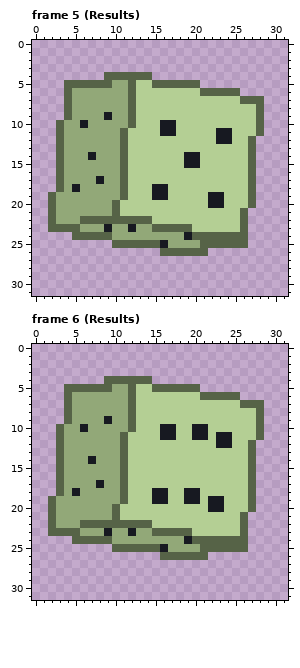
Edited in one commit: pixel-art file (assets/source/aseprite/dice/lucky_d6.aseprite). Above: the version before the commit.
32x32 pixels, 6 frames. Colours within 5 levels of each other are drawn and written as one. Shown: frame 5 (Results), frame 6 (Results). The commit also changed other frames, which this record leaves out.
The same view after the edit:
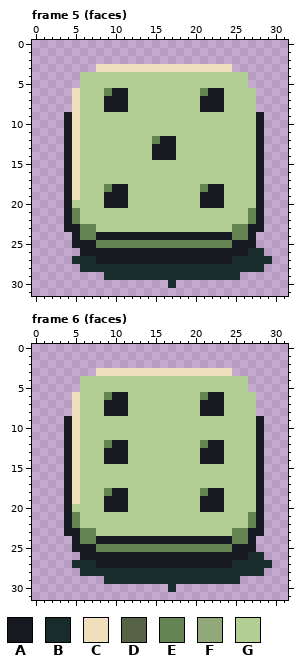
Palette (. is transparent): A #171921  B #172c2b  C #f0dfbd  D #566347  E #648453  F #92a878  G #b4cf94
Difference:
--- frame 5 (faces)
@@ x 0..31 @@
  2 ................................
- 3 ................................
- 4 .........DDDDDD.................
- 5 ....DDDDDDFFDGGDDDDDD...........
- 6 ....DFFFFFFFDGGGGGGGGDDDDD......
- 7 ....DFFFFFFFDGGGGGGGGGGGGGDDD...
- 8 ....DFFFFFFFDGGGGGGGGGGGGGGGD...
- 9 ....DFFFFAFFDGGGGGGGGGGGGGGGD...
-10 ...DFFAFFFFFDGGGAAGGGGGGGGGGD...
-11 ...DFFFFFFFDGGGGAAGGGGGAAGGGD...
-12 ...DFFFFFFFDGGGGGGGGGGGAAGGD....
-13 ...DFFFFFFFDGGGGGGGGGGGGGGGD....
-14 ...DFFFAFFFDGGGGGGGAAGGGGGGD....
-15 ...DFFFFFFFDGGGGGGGAAGGGGGGD....
-16 ...DFFFFFFFDGGGGGGGGGGGGGGGD....
-17 ...DFFFFAFFDGGGGGGGGGGGGGGGD....
-18 ...DFAFFFFFDGGGAAGGGGGGGGGGD....
-19 ..DFFFFFFFFDGGGAAGGGGGAAGGGD....
-20 ..DFFFFFFFDGGGGGGGGGGGAAGGGD....
-21 ..DFFFFFFFDGGGGGGGGGGGGGGGD.....
-22 ..DFFFDDDDDDDDDGGGGGGGGGGGD.....
-23 ..DDDDFFFAFFAFFDDDDDGGGGGGD.....
-24 .....DDDDDFFFFFFFFFADDDDDDD.....
-25 ..........DDDDDDAFFFFDDDDDD.....
-26 ................DDDDDD..........
-27 ................................
-28 ................................
-29 ................................
-30 ................................
+ 3 ........CCCCCCCCCCCCCCCCC.......
+ 4 ......GGGGGGGGGGGGGGGGGGGGG.....
+ 5 ......GGGGGGGGGGGGGGGGGGGGG.....
+ 6 .....CGGGEAAGGGGGGGGGEAAGGGG....
+ 7 .....CGGGAAAGGGGGGGGGAAAGGGG....
+ 8 .....CGGGAAAGGGGGGGGGAAAGGGG....
+ 9 ....ACGGGGGGGGGGGGGGGGGGGGGGA...
+10 ....ACGGGGGGGGGGGGGGGGGGGGGGA...
+11 ....ACGGGGGGGGGGGGGGGGGGGGGGA...
+12 ....ACGGGGGGGGGEAAGGGGGGGGGGA...
+13 ....ACGGGGGGGGGAAAGGGGGGGGGGA...
+14 ....ACGGGGGGGGGAAAGGGGGGGGGGA...
+15 ....ACGGGGGGGGGGGGGGGGGGGGGGA...
+16 ....ACGGGGGGGGGGGGGGGGGGGGGGA...
+17 ....ACGGGGGGGGGGGGGGGGGGGGGGA...
+18 ....ACGGGEAAGGGGGGGGGEAAGGGGA...
+19 ....ACGGGAAAGGGGGGGGGAAAGGGGA...
+20 ....AGGGGAAAGGGGGGGGGAAAGGGGA...
+21 ....AEGGGGGGGGGGGGGGGGGGGGGEA...
+22 ....AEGGGGGGGGGGGGGGGGGGGGGEA...
+23 ....AAEEGGGGGGGGGGGGGGGGGEEAA...
+24 .....AEEAAAAAAAAAAAAAAAAAEEA....
+25 .....AAAEEEEEEEEEEEEEEEEEAAA....
+26 ......AAAAAAAAAAAAAAAAAAAAABB...
+27 .....BBBAAAAAAAAAAAAAAAAABBBBB..
+28 ......BBBBBBBBBBBBBBBBBBBBBBB...
+29 .........BBBBBBBBBBBBBBBBB......
+30 .................B..............
 31 ................................
--- frame 6 (faces)
@@ x 0..31 @@
  2 ................................
- 3 ................................
- 4 .........DDDDDD.................
- 5 ....DDDDDDFFDGGDDDDDD...........
- 6 ....DFFFFFFFDGGGGGGGGDDDDD......
- 7 ....DFFFFFFFDGGGGGGGGGGGGGDDD...
- 8 ....DFFFFFFFDGGGGGGGGGGGGGGGD...
- 9 ....DFFFFAFFDGGGGGGGGGGGGGGGD...
-10 ...DFFAFFFFFDGGGAAGGAAGGGGGGD...
-11 ...DFFFFFFFDGGGGAAGGAAGAAGGGD...
-12 ...DFFFFFFFDGGGGGGGGGGGAAGGD....
-13 ...DFFFFFFFDGGGGGGGGGGGGGGGD....
-14 ...DFFFAFFFDGGGGGGGGGGGGGGGD....
-15 ...DFFFFFFFDGGGGGGGGGGGGGGGD....
-16 ...DFFFFFFFDGGGGGGGGGGGGGGGD....
-17 ...DFFFFAFFDGGGGGGGGGGGGGGGD....
-18 ...DFAFFFFFDGGGAAGGAAGGGGGGD....
-19 ..DFFFFFFFFDGGGAAGGAAGAAGGGD....
-20 ..DFFFFFFFDGGGGGGGGGGGAAGGGD....
-21 ..DFFFFFFFDGGGGGGGGGGGGGGGD.....
-22 ..DFFFDDDDDDDDDGGGGGGGGGGGD.....
-23 ..DDDDFFFAFFAFFDDDDDGGGGGGD.....
-24 .....DDDDDFFFFFFFFFADDDDDDD.....
-25 ..........DDDDDDAFFFFDDDDDD.....
-26 ................DDDDDD..........
-27 ................................
-28 ................................
-29 ................................
-30 ................................
+ 3 ........CCCCCCCCCCCCCCCCC.......
+ 4 ......GGGGGGGGGGGGGGGGGGGGG.....
+ 5 ......GGGGGGGGGGGGGGGGGGGGG.....
+ 6 .....CGGGEAAGGGGGGGGGEAAGGGG....
+ 7 .....CGGGAAAGGGGGGGGGAAAGGGG....
+ 8 .....CGGGAAAGGGGGGGGGAAAGGGG....
+ 9 ....ACGGGGGGGGGGGGGGGGGGGGGGA...
+10 ....ACGGGGGGGGGGGGGGGGGGGGGGA...
+11 ....ACGGGGGGGGGGGGGGGGGGGGGGA...
+12 ....ACGGGEAAGGGGGGGGGEAAGGGGA...
+13 ....ACGGGAAAGGGGGGGGGAAAGGGGA...
+14 ....ACGGGAAAGGGGGGGGGAAAGGGGA...
+15 ....ACGGGGGGGGGGGGGGGGGGGGGGA...
+16 ....ACGGGGGGGGGGGGGGGGGGGGGGA...
+17 ....ACGGGGGGGGGGGGGGGGGGGGGGA...
+18 ....ACGGGEAAGGGGGGGGGEAAGGGGA...
+19 ....ACGGGAAAGGGGGGGGGAAAGGGGA...
+20 ....AGGGGAAAGGGGGGGGGAAAGGGGA...
+21 ....AEGGGGGGGGGGGGGGGGGGGGGEA...
+22 ....AEGGGGGGGGGGGGGGGGGGGGGEA...
+23 ....AAEEGGGGGGGGGGGGGGGGGEEAA...
+24 .....AEEAAAAAAAAAAAAAAAAAEEA....
+25 .....AAAEEEEEEEEEEEEEEEEEAAA....
+26 ......AAAAAAAAAAAAAAAAAAAAABB...
+27 .....BBBAAAAAAAAAAAAAAAAABBBBB..
+28 ......BBBBBBBBBBBBBBBBBBBBBBB...
+29 .........BBBBBBBBBBBBBBBBB......
+30 .................B..............
 31 ................................
